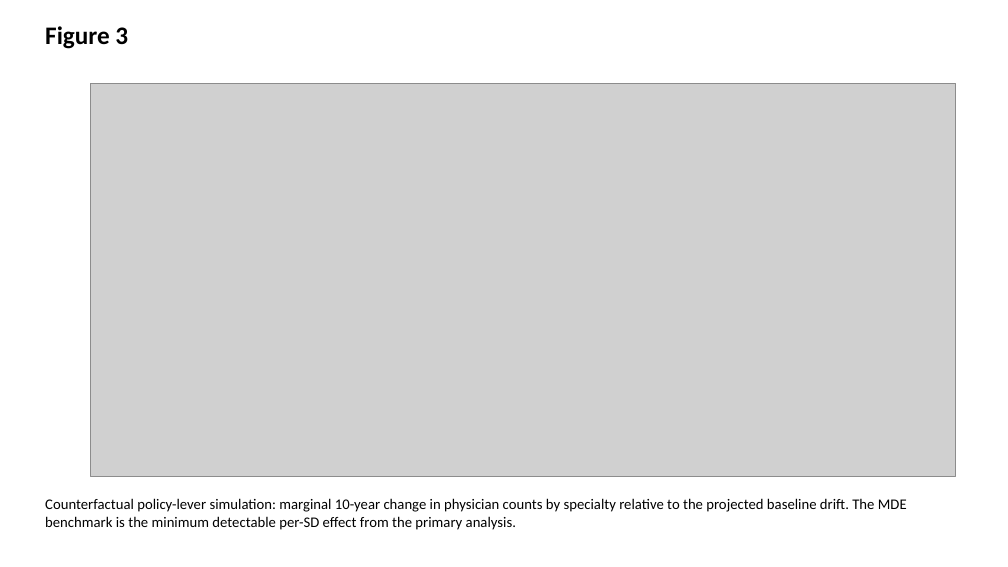
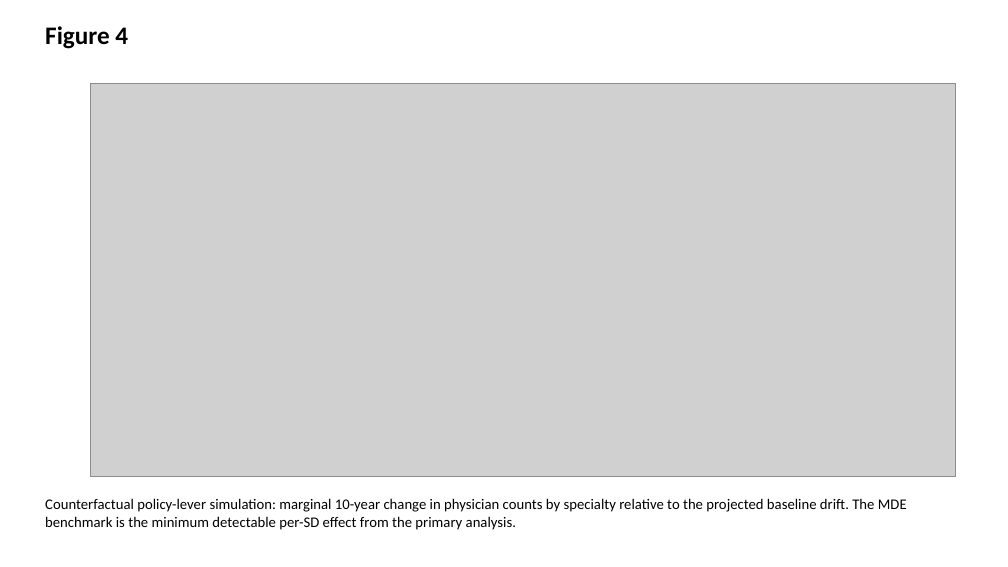
Before and after one commit to bougtoir/heat-accidents-mortality, a slide deck: slide 4 of medical_accident_its_analysis/manuscript/ha_figures.pptx (slide 3 before the commit). Drawn at 1008x567 pixels with LibreOffice and Linux fonts; fonts in the diff are those of the drawing; grey boxes stand for pictures. Boxes give left, top, right and bottom in pixels: in the first picture for what was removed or moved away, otherwise in the second. Text is boxed around its words. In the diff, an @@ line names an element or a change of style, - is before the commit and + after.

```diff
--- a/medical_accident_its_analysis/manuscript/ha_figures.pptx
+++ b/medical_accident_its_analysis/manuscript/ha_figures.pptx
@@ text at [45,26,128,49]: text changed @@
-Figure 3
+Figure 4
```
Also in this commit, not shown: 1 slide added, 13 other files.
